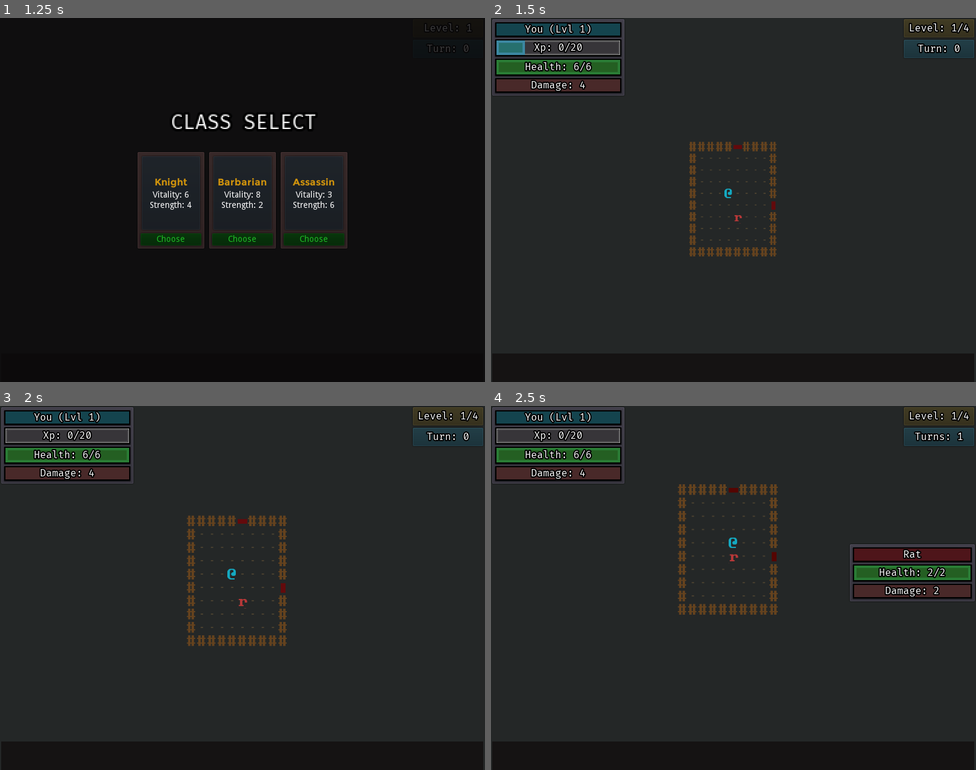
Above: before the commit, frames 1-4 (two rows, left to right).
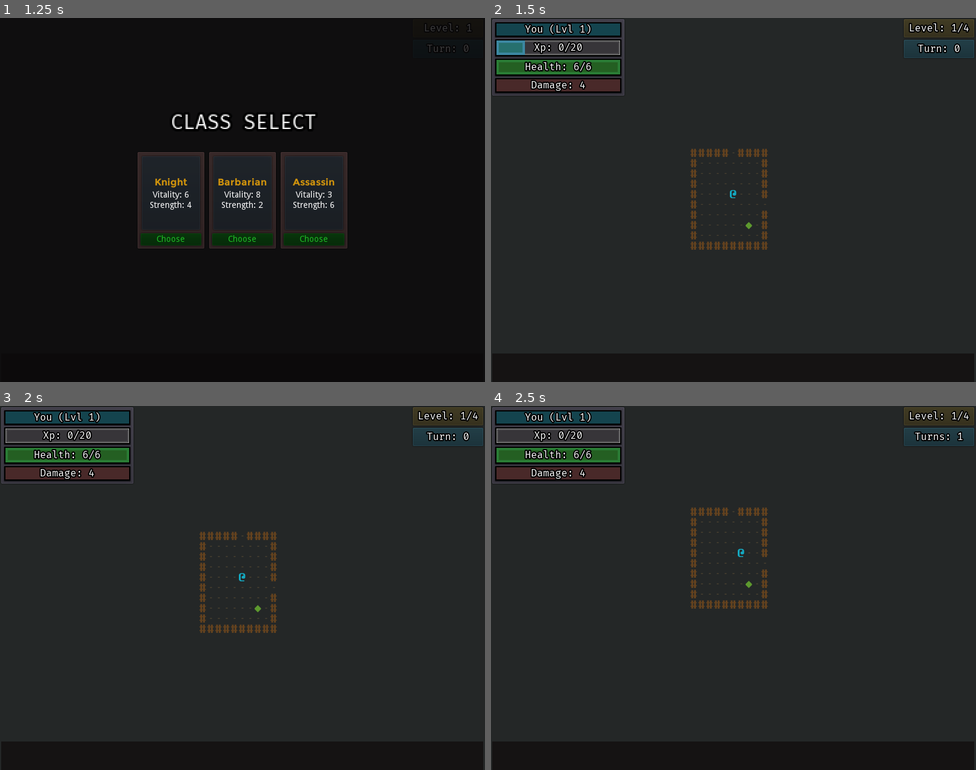
Above: after the commit, the same moments.

Repository: ZenCoderGames/ZRoguelikeGame
Game: Godot game, scene res://scene/main/MainScene.tscn
Same seed, same stepped clock (60 frames per second), same inputs: the game is played once before the commit and once after it.
Inputs:
- Up to frame 1 (1.25 s): click "New Game" at 0.5 s
- Up to frame 2 (1.5 s): click "Choose" at 1.25 s
- Up to frame 3 (2 s): no input
- Up to frame 4 (2.5 s): tap Enter at 2 s; hold Right (move_right) from 2.03 s (still down); tap S (cam_move_down) at 2.1 s

Frame 1 is identical in both runs. In frame 2, 1.5% of the frame differs, in the area x 40-59%, y 34-66%; in frame 3, 2.2%; in frame 4, 5.6%, in the area x 38-100%, y 21-58%.

Commit message:
Fix for bug with item display disappearing

Diff:
--- a/scene/main/MainScene.tscn
+++ b/scene/main/MainScene.tscn
@@ -41,7 +41,7 @@
 [node name="Battle" type="Node2D" parent="."]
 script = ExtResource( 4 )
 timeBetweenMoves = 0.2
-debugSpawnEnemyInFirstRoom = "RAT"
+debugSpawnItemInFirstRoom = "SWORD_00"
 
 [node name="PlayerInput" type="Node" parent="Battle"]
 script = ExtResource( 3 )
--- a/scripts/battle/instance/characters/Character.gd
+++ b/scripts/battle/instance/characters/Character.gd
@@ -100,10 +100,11 @@
 		emit_signal("OnCharacterRoomChanged", cell.room)
 	currentRoom = cell.room
 
+	emit_signal("OnCharacterMoveToCell")
+
 	Utils.create_tween_vector2(self, "position", self.position, Vector2(cell.pos.x, cell.pos.y), 0.05, Tween.TRANS_BOUNCE, Tween.TRANS_LINEAR)
 	yield(get_tree().create_timer(0.05), "timeout")
 
-	emit_signal("OnCharacterMoveToCell")
 	if triggerTurnCompleteEvent:
 		on_turn_completed()
 
@@ -196,15 +197,16 @@
 func attack(entity):
 	if entity.is_class(self.get_class()):
 		# shove towards
+		var SHOVE_AMOUNT:float = 7
 		var dirn:int = dirn_to_character(entity)
 		if dirn==Constants.DIRN_TYPE.LEFT:
-			Utils.create_return_tween_vector2(self, "position", self.position, self.position + Vector2(5, 0), 0.05, Tween.TRANS_BOUNCE, Tween.TRANS_LINEAR)
+			Utils.create_return_tween_vector2(self, "position", self.position, self.position + Vector2(SHOVE_AMOUNT, 0), 0.05, Tween.TRANS_BOUNCE, Tween.TRANS_LINEAR)
 		elif dirn==Constants.DIRN_TYPE.RIGHT:
-			Utils.create_return_tween_vector2(self, "position", self.position, self.position + Vector2(-5, 0), 0.05, Tween.TRANS_BOUNCE, Tween.TRANS_LINEAR)
+			Utils.create_return_tween_vector2(self, "position", self.position, self.position + Vector2(-SHOVE_AMOUNT, 0), 0.05, Tween.TRANS_BOUNCE, Tween.TRANS_LINEAR)
 		elif dirn==Constants.DIRN_TYPE.DOWN:
-			Utils.create_return_tween_vector2(self, "position", self.position, self.position + Vector2(0, -5), 0.05, Tween.TRANS_BOUNCE, Tween.TRANS_LINEAR)
+			Utils.create_return_tween_vector2(self, "position", self.position, self.position + Vector2(0, -SHOVE_AMOUNT), 0.05, Tween.TRANS_BOUNCE, Tween.TRANS_LINEAR)
 		elif dirn==Constants.DIRN_TYPE.UP:
-			Utils.create_return_tween_vector2(self, "position", self.position, self.position + Vector2(0, 5), 0.05, Tween.TRANS_BOUNCE, Tween.TRANS_LINEAR)
+			Utils.create_return_tween_vector2(self, "position", self.position, self.position + Vector2(0, SHOVE_AMOUNT), 0.05, Tween.TRANS_BOUNCE, Tween.TRANS_LINEAR)
 
 		yield(get_tree().create_timer(0.075), "timeout")
 
@@ -255,7 +257,6 @@
 
 	show_hit_flash()
 	show_damage_text(entity, dmg)
-	#Utils.do_hit_pause()
 
 func show_hit_flash():
 	self.self_modulate = Color.white
@@ -305,6 +306,7 @@
 		startPos = Vector2(0, 0)
 		endPos = Vector2(0, 10)
 	Utils.create_tween_vector2(damageText, "rect_position", startPos, endPos, 0.25, Tween.TRANS_BOUNCE, Tween.EASE_OUT)
+	#Utils.create_tween_vector2(damageText, "rect_size", Vector2(20,20), Vector2(40,40), 0.25, Tween.TRANS_BOUNCE, Tween.EASE_OUT)
 
 func pre_update():
 	successfulDamageThisFrame = 0
